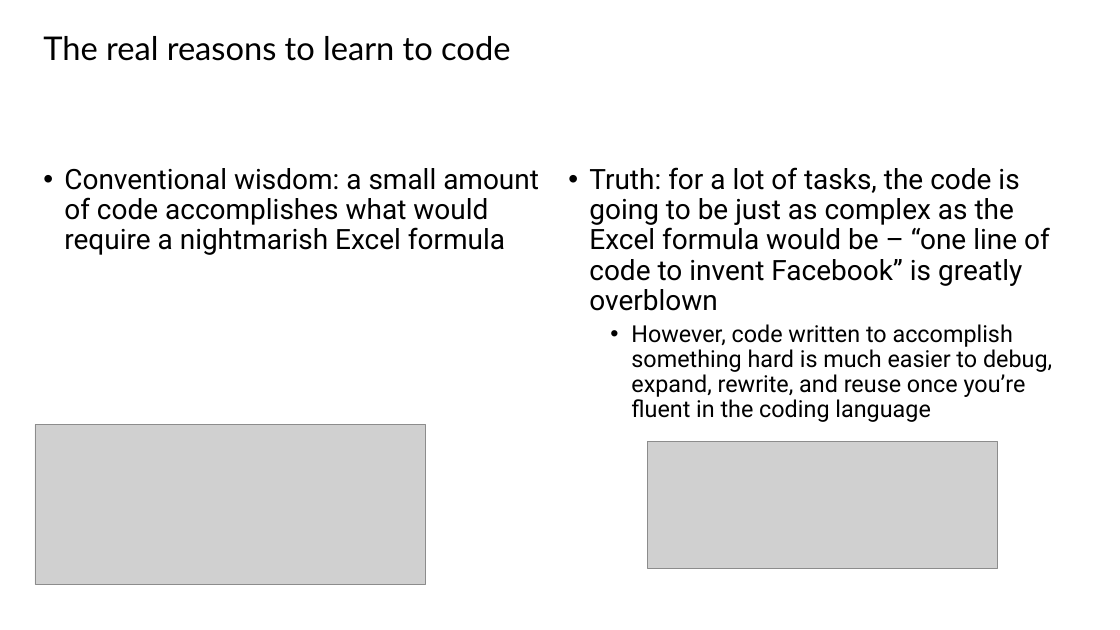
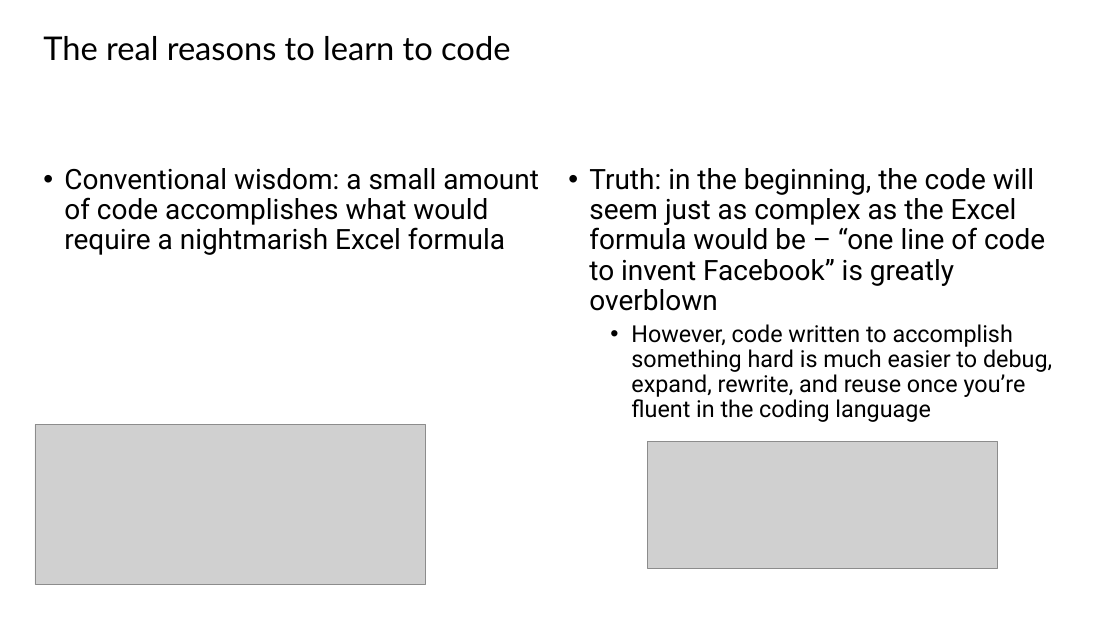
Before and after one commit to tobypenk/data-bootcamp, a slide deck: slide 14 of week 1/Session 1.pptx. Drawn at 1120x630 pixels with LibreOffice and Linux fonts; fonts in the diff are those of the drawing; grey boxes stand for pictures. Boxes give left, top, right and bottom in pixels: in the first picture for what was removed or moved away, otherwise in the second. Text is boxed around its words. In the diff, an @@ line names an element or a change of style, - is before the commit and + after.

```diff
--- a/week 1/Session 1.pptx
+++ b/week 1/Session 1.pptx
@@ text at bbox=[589, 168, 1045, 311]: text changed @@
-• Truth: for a lot of tasks, the code is going to be just as complex as the Excel formula would be – “one line of code to invent Facebook” is greatly overblown
+• Truth: in the beginning, the code will seem just as complex as the Excel formula would be – “one line of code to invent Facebook” is greatly overblown
```
Also in this commit, not shown: 2 other slides changed, 2 other files.
